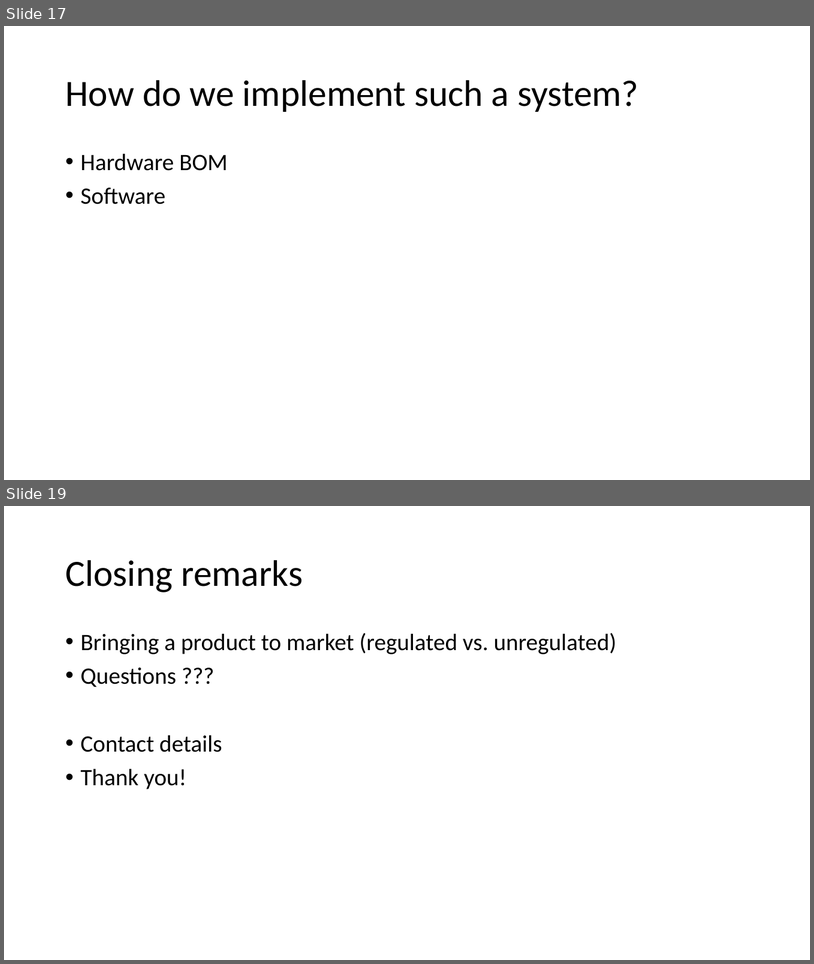
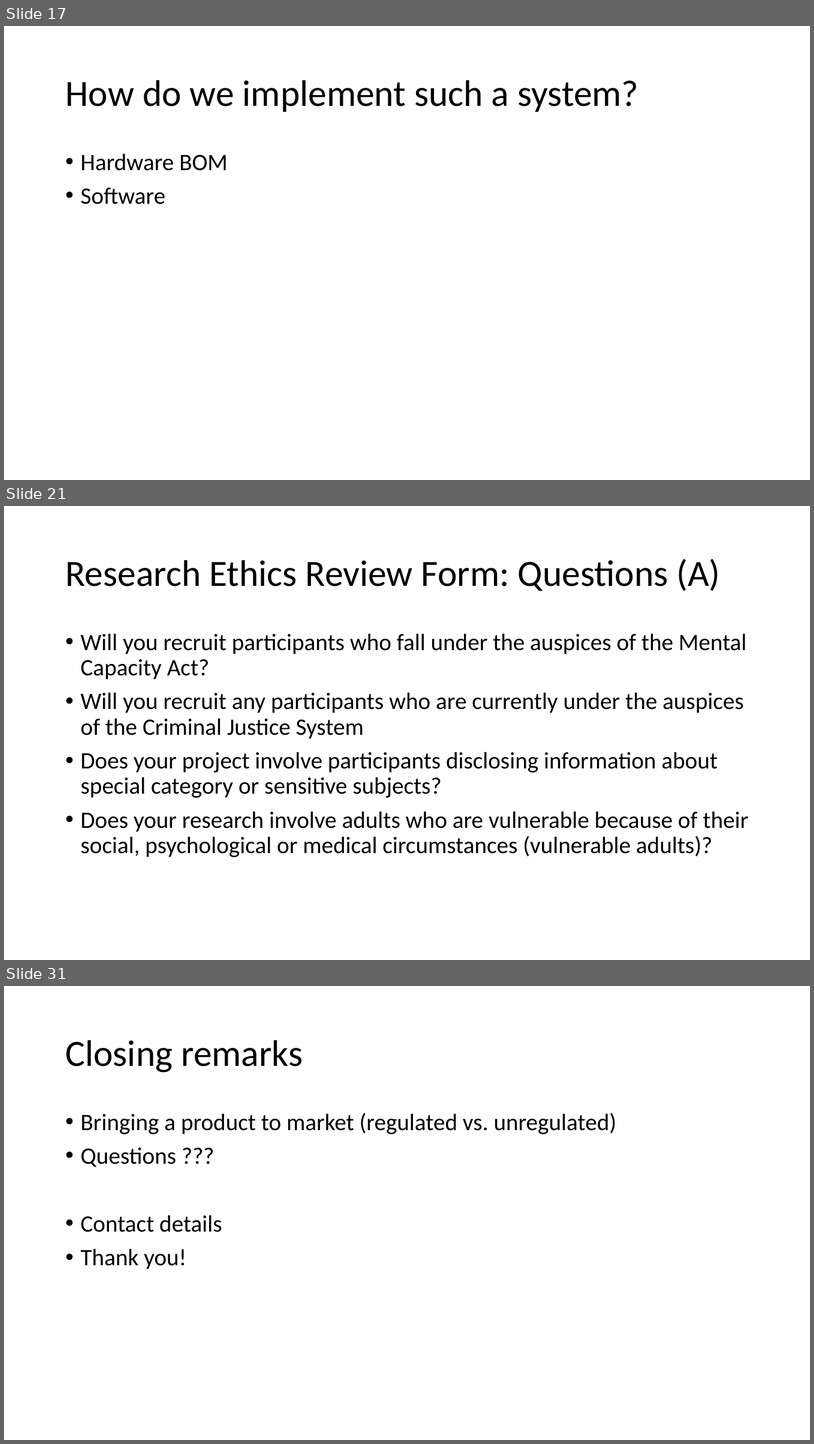
Before and after one commit to dsikar/pi-face-recognition, a slide deck: workshop/FaceRecognitionInTheWild-Presentation.pptx. Shown one above the other, each under a label of ours: slides 17 and 19 before the commit, slides 17, 21 and 31 after it; the slides between them are not shown. The pictures are 814x964 and 814x1444 pixels, drawn with LibreOffice and Linux fonts; fonts in the diff are those of the drawing. Boxes give left, top, right and bottom in pixels: in the first picture for what was removed or moved away, otherwise in the second. Text is boxed around its words. In the diff, an @@ line names an element or a change of style, - is before the commit and + after.

```diff
--- a/workshop/FaceRecognitionInTheWild-Presentation.pptx
+++ b/workshop/FaceRecognitionInTheWild-Presentation.pptx
@@ slide 21 added at bbox=[4, 506, 810, 960], background #FFFFFF @@
@@ title added at bbox=[65, 559, 721, 591], 44 pt, text #000000 @@
+Research Ethics Review Form: Questions (A)
@@ text added at bbox=[81, 633, 749, 857], 28 pt, text #000000 @@
+• Will you recruit participants who fall under the auspices of the Mental Capacity Act?
+• Will you recruit any participants who are currently under the auspices of the Criminal Justice System
+• Does your project involve participants disclosing information about special category or sensitive subjects?
+• Does your research involve adults who are vulnerable because of their social, psychological or medical circumstances (vulnerable adults)?
@@ what was slide 19 is now slide 31 @@
```
Also in this commit, not shown: 4 slides changed, 11 other slides added.
